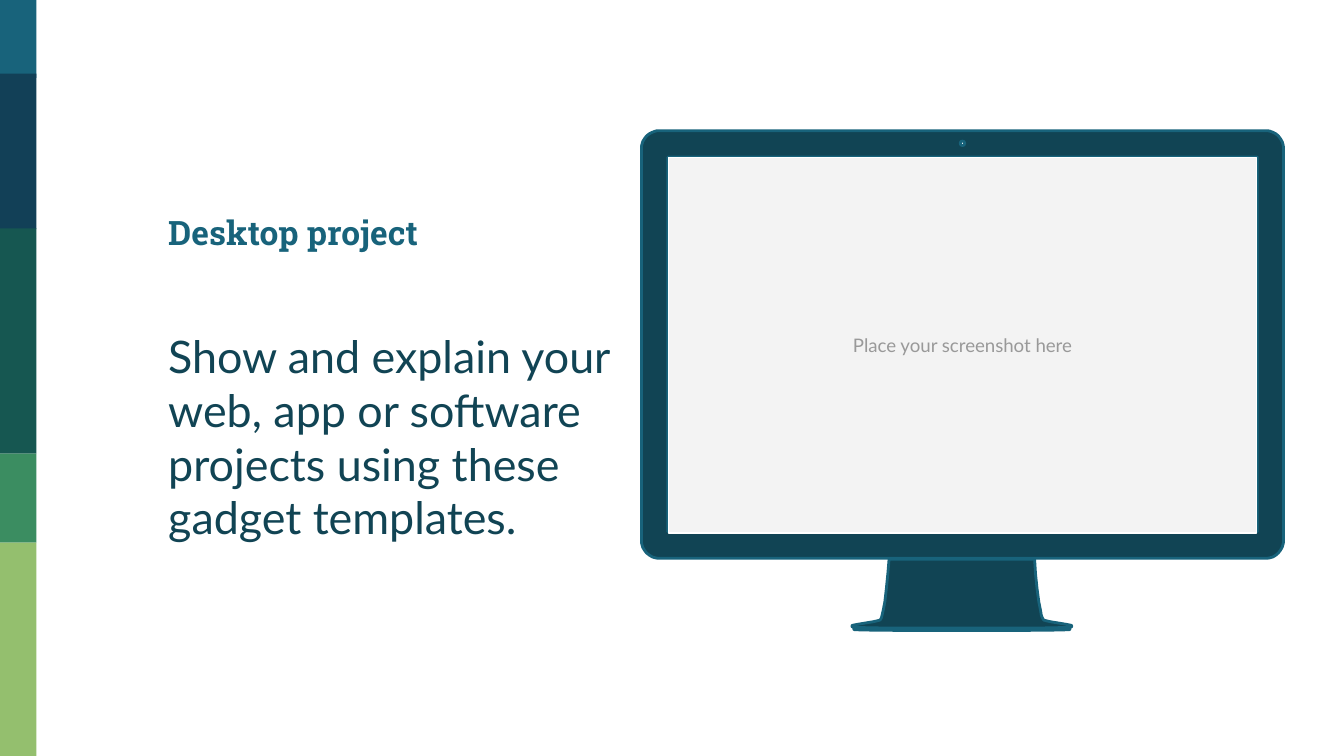
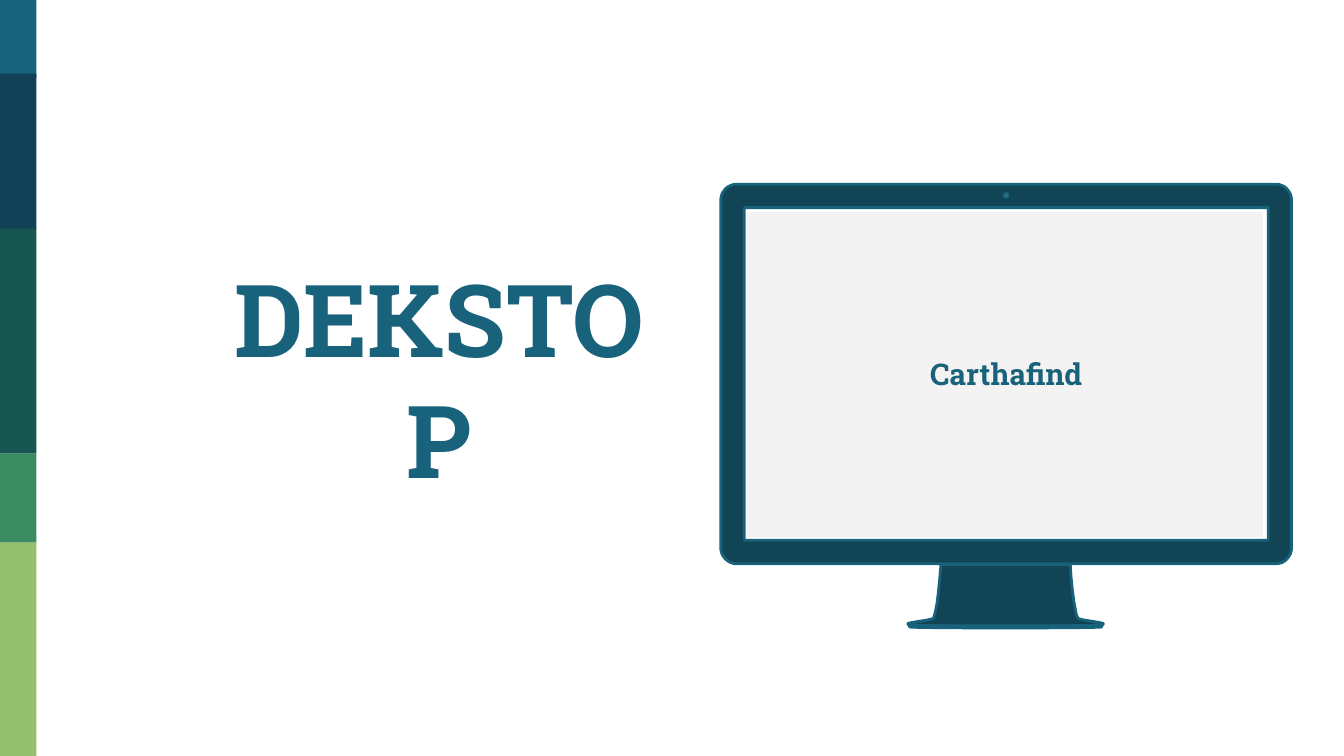
Before and after one commit to LuMug/Carthafind, a slide deck: slide 19 of I3_Presentazione_Carthafind.pptx (slide 28 before the commit). Drawn at 1344x756 pixels with LibreOffice and Linux fonts; fonts in the diff are those of the drawing. Boxes give left, top, right and bottom in pixels: in the first picture for what was removed or moved away, otherwise in the second. Text is boxed around its words. In the diff, an @@ line names an element or a change of style, - is before the commit and + after.

```diff
--- a/I3_Presentazione_Carthafind.pptx
+++ b/I3_Presentazione_Carthafind.pptx
@@ freeform shape: place and size @@
-freeform shape at (641, 130, 1284, 630)
+freeform shape at (720, 184, 1292, 628)
@@ text at (168, 219, 610, 543): text changed; size 24 to 54 pt; font Lato to Roboto Slab; text colour #114454 to #18637B; bold on @@
-Desktop project
-Show and explain your web, app or software projects using these gadget templates.
+DEKSTOP
@@ rectangle "Place your screenshot here": place and size @@
-rectangle "Place your screenshot here" at (668, 157, 1257, 532)
+rectangle "Place your screenshot here" at (746, 211, 1263, 538)
@@ text added at (930, 362, 1082, 386), 16 pt, text #18637B, bold @@
+Carthafind
```
Also in this commit, not shown: 6 other slides changed, 2 slides added, 13 slides removed.
